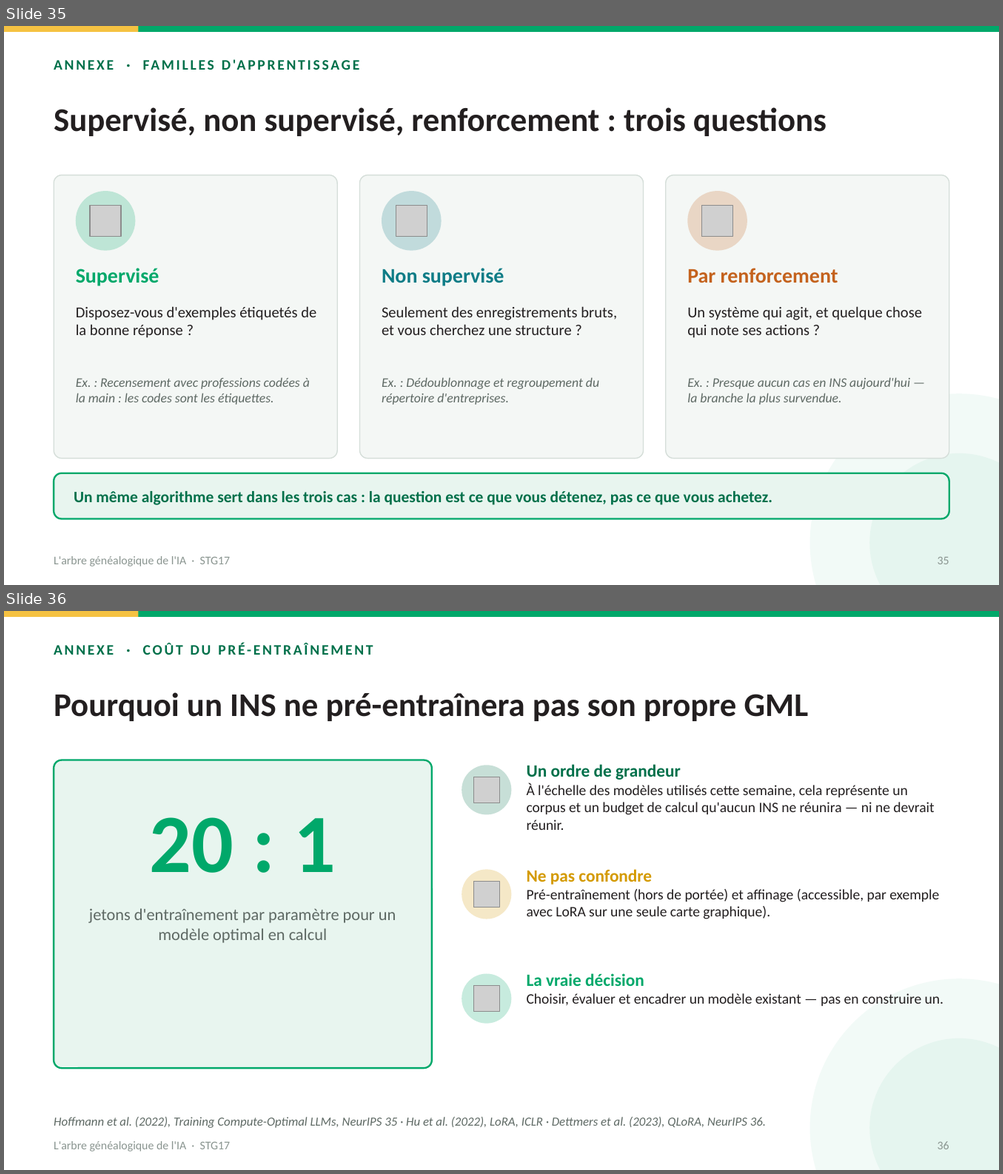
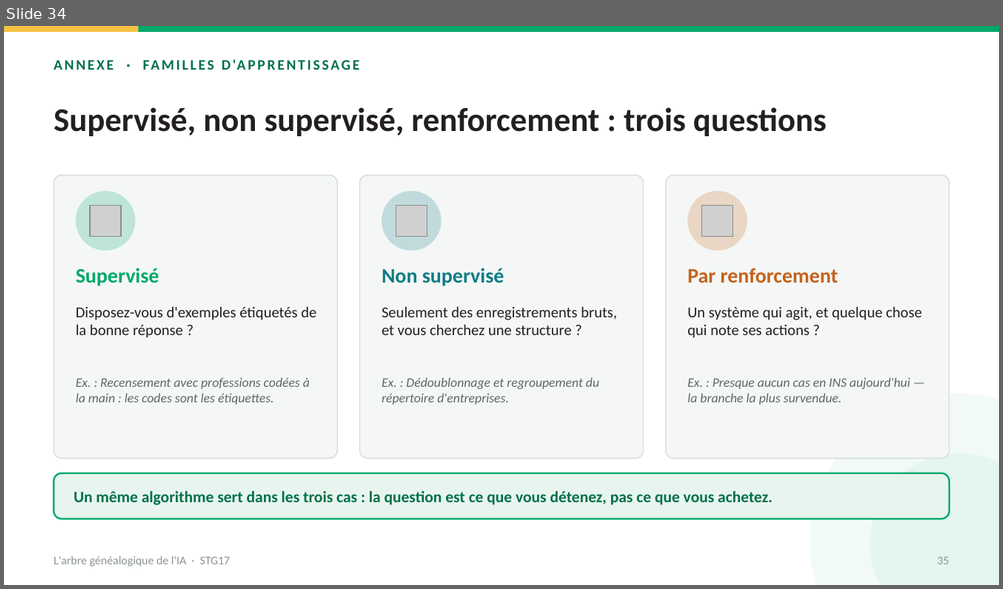
Before and after one commit to datainnov4africa-web/stg17-workshop, a slide deck: docs/downloads/Day1/1005_ai-family-tree_FR.pptx. Shown one above the other, each under a label of ours: slides 35 and 36 before the commit, slide 34 after it. The pictures are 1003x1174 and 1003x589 pixels, drawn with LibreOffice and Linux fonts; fonts in the diff are those of the drawing; grey boxes stand for pictures. Boxes give left, top, right and bottom in pixels: in the first picture for what was removed or moved away, otherwise in the second. Text is boxed around its words. In the diff, an @@ line names an element or a change of style, - is before the commit and + after.

```diff
--- a/docs/downloads/Day1/1005_ai-family-tree_FR.pptx
+++ b/docs/downloads/Day1/1005_ai-family-tree_FR.pptx
@@ slide 36 removed at [4, 611, 999, 1170], background #FFFFFF @@
@@ rectangle removed at [4, 611, 999, 617] @@
@@ rectangle removed at [4, 611, 138, 617] @@
@@ text removed at [54, 643, 373, 655] @@
-ANNEXE · COÛT DU PRÉ-ENTRAÎNEMENT
@@ text removed at [54, 692, 808, 721] @@
-Pourquoi un INS ne pré-entraînera pas son propre GML
@@ rounded rectangle removed at [54, 760, 432, 1068] @@
@@ ellipse removed at [461, 765, 511, 815] @@
@@ text removed at [526, 764, 933, 830] @@
-Un ordre de grandeur
-À l'échelle des modèles utilisés cette semaine, cela représente un corpus et un budget de calcul qu'aucun INS ne réunira — ni ne devrait réunir.
@@ picture removed at [473, 777, 499, 803] @@
@@ text removed at [150, 817, 336, 873] @@
-20 : 1
@@ ellipse removed at [461, 869, 511, 920] @@
@@ text removed at [526, 869, 939, 920] @@
-Ne pas confondre
-Pré-entraînement (hors de portée) et affinage (accessible, par exemple avec LoRA sur une seule carte graphique).
@@ picture removed at [473, 882, 499, 908] @@
@@ text removed at [89, 908, 395, 943] @@
-jetons d'entraînement par paramètre pour un modèle optimal en calcul
@@ ellipse removed at [461, 974, 511, 1024] @@
@@ picture removed at [473, 986, 499, 1012] @@
@@ text removed at [526, 974, 943, 1006] @@
-La vraie décision
-Choisir, évaluer et encadrer un modèle existant — pas en construire un.
@@ ellipse removed at [810, 979, 999, 1170] @@
@@ ellipse removed at [869, 1039, 999, 1170] @@
@@ text removed at [54, 1117, 765, 1128] @@
-Hoffmann et al. (2022), Training Compute-Optimal LLMs, NeurIPS 35 · Hu et al. (2022), LoRA, ICLR · Dettmers et al. (2023), QLoRA, NeurIPS 36.
@@ text removed at [54, 1142, 230, 1152] @@
-L'arbre généalogique de l'IA · STG17
@@ text removed at [937, 1142, 949, 1150] @@
-36
@@ what was slide 35 is now slide 34 @@
```
Also in this commit, not shown: 1 other slide removed, 11 other files.
